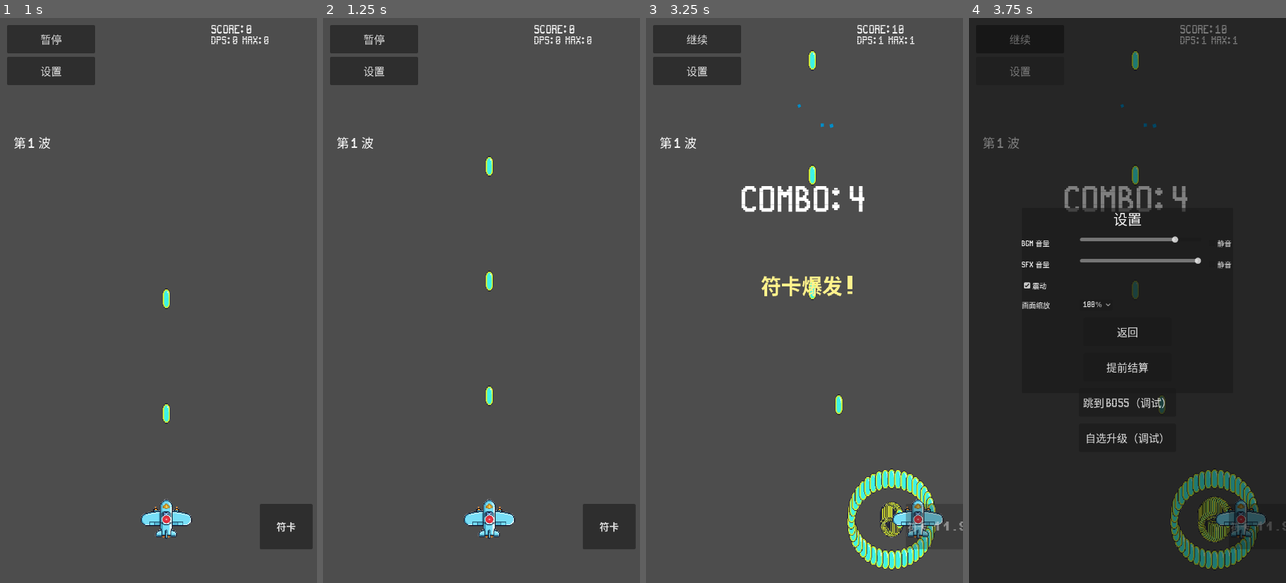
Above: before the commit, frames 1-4 (left to right).
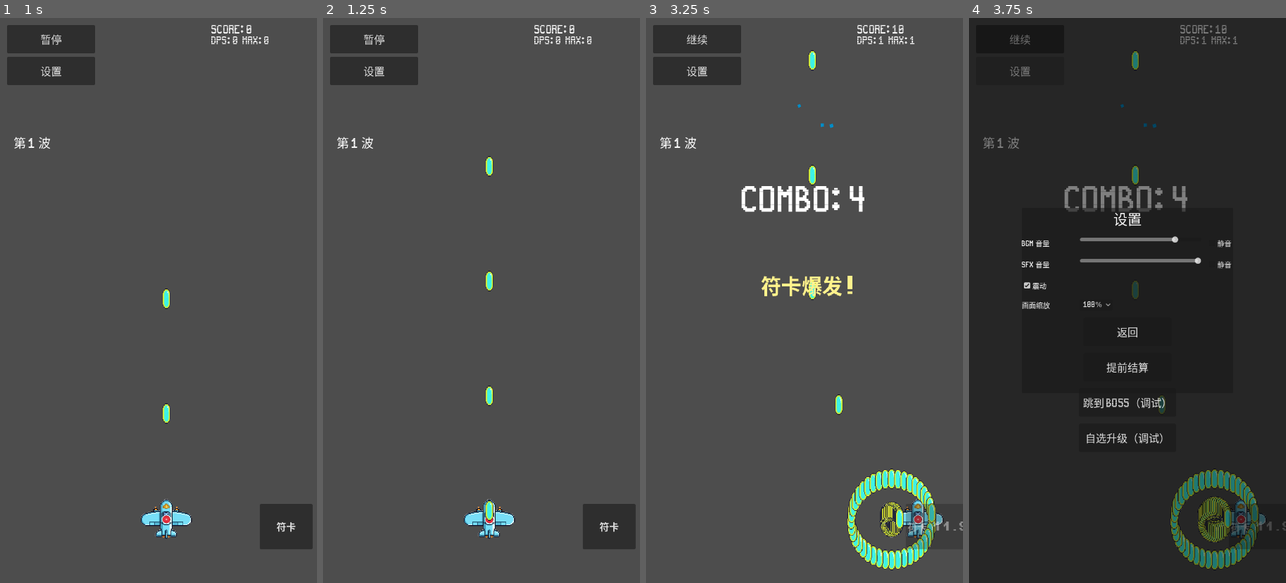
Above: after the commit, the same moments.

Repository: qingzhixing/plane-war
Game: Godot game, scene res://scenes/MainMenu.tscn
Same seed, same stepped clock (60 frames per second), same inputs: the game is played once before the commit and once after it. Sound files missing from this copy of the repository are replaced by a short silence.
Inputs (mouse positions are in pixels of both pictures, inside the frame that each line leads up to):
- Up to frame 1 (1 s): click "开始游戏" at 0.5 s
- Up to frame 2 (1.25 s): no input
- Up to frame 3 (3.25 s): click "暂停" at 1.25 s; click "继续" at 2 s; tap Enter at 2.75 s; move the mouse to (874, 272) at 2.77 s; hold D from 2.78 s (still down); tap P at 2.85 s; click (874, 272) at 2.92 s; tap Space at 3.02 s
- Up to frame 4 (3.75 s): release D at 3.5 s; click "设置" at 3.5 s

Frame 1 is identical in both runs. In frame 2, less than 0.1% of the frame differs, in the area x 51-54%, y 85-89%; in frame 3, 0.2%; in frame 4, 0.2%, in the area x 77-92%, y 85-92%.

Commit message:
🎨 UI: 修正擦弹层级与子弹压在玩家之上
Made-with: Cursor

Diff:
--- a/scenes/Player.tscn
+++ b/scenes/Player.tscn
@@ -15,6 +15,8 @@
 radius = 131.93274
 
 [node name="Player" type="CharacterBody2D" unique_id=1665526431]
+z_index = -16
+z_as_relative = false
 scale = Vector2(0.4, 0.4)
 script = ExtResource("1_p0vlq")
 bullet_scene_basic = ExtResource("2_basic")
@@ -33,7 +35,7 @@
 shape = SubResource("CircleShape2D_cw2d6")
 
 [node name="HitJudgementVisual" type="Node2D" parent="." unique_id=1055014287]
-z_index = 24
+z_index = 2
 script = ExtResource("6_hit")
 
 [node name="Sprite2D" type="Sprite2D" parent="." unique_id=1444472511]
--- a/scenes/bullets/EnemyBasicBullet.tscn
+++ b/scenes/bullets/EnemyBasicBullet.tscn
@@ -7,6 +7,8 @@
 radius = 22.022715
 
 [node name="EnemyBasicBullet" type="Area2D" unique_id=269564877]
+z_index = 12
+z_as_relative = false
 scale = Vector2(0.7, 0.7)
 script = ExtResource("1_script")
 
--- a/scenes/bullets/PlayerArrow.tscn
+++ b/scenes/bullets/PlayerArrow.tscn
@@ -8,6 +8,8 @@
 height = 63.333332
 
 [node name="PlayerArrow" type="Area2D"]
+z_index = 12
+z_as_relative = false
 script = ExtResource("1_script")
 
 [node name="Sprite2D" type="Sprite2D" parent="."]
--- a/scenes/bullets/PlayerBombBullet.tscn
+++ b/scenes/bullets/PlayerBombBullet.tscn
@@ -7,6 +7,8 @@
 radius = 5.7142854
 
 [node name="PlayerBombBullet" type="Area2D" unique_id=1603350073]
+z_index = 12
+z_as_relative = false
 scale = Vector2(3, 3)
 script = ExtResource("1_script")
 
--- a/scenes/bullets/PlayerBoomerang.tscn
+++ b/scenes/bullets/PlayerBoomerang.tscn
@@ -7,6 +7,8 @@
 radius = 13.333333
 
 [node name="PlayerBoomerang" type="Area2D"]
+z_index = 12
+z_as_relative = false
 scale = Vector2(2, 2)
 script = ExtResource("1_script")
 
--- a/scenes/bullets/PlayerBullet.tscn
+++ b/scenes/bullets/PlayerBullet.tscn
@@ -8,6 +8,8 @@
 height = 63.333332
 
 [node name="PlayerBullet" type="Area2D"]
+z_index = 12
+z_as_relative = false
 scale = Vector2(0.7, 0.7)
 script = ExtResource("1_script")
 
--- a/scenes/vfx/GrazeSpark.tscn
+++ b/scenes/vfx/GrazeSpark.tscn
@@ -15,7 +15,7 @@
 fill_to = Vector2(1, 0.5)
 
 [node name="GrazeSpark" type="CPUParticles2D"]
-z_index = 80
+z_index = -20
 z_as_relative = false
 emitting = false
 amount = 18
@@ -29,8 +29,8 @@
 initial_velocity_max = 280.0
 angular_velocity_min = -360.0
 angular_velocity_max = 360.0
-scale_amount_min = 2.5
-scale_amount_max = 6.0
+scale_amount_min = 0.45
+scale_amount_max = 1.15
 color = Color(0.5, 0.92, 1, 1)
 texture = SubResource("GradientTexture2D_graze")
 script = ExtResource("1")
